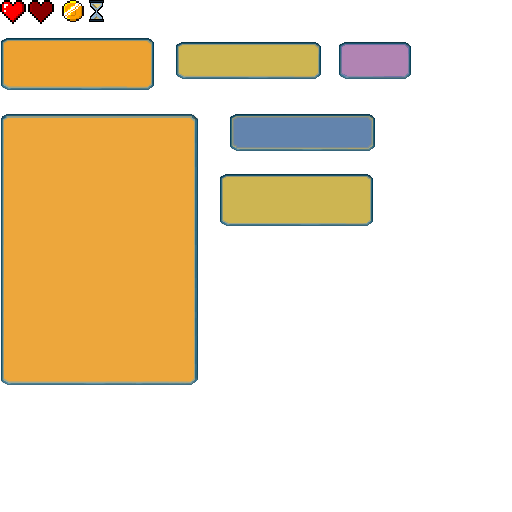
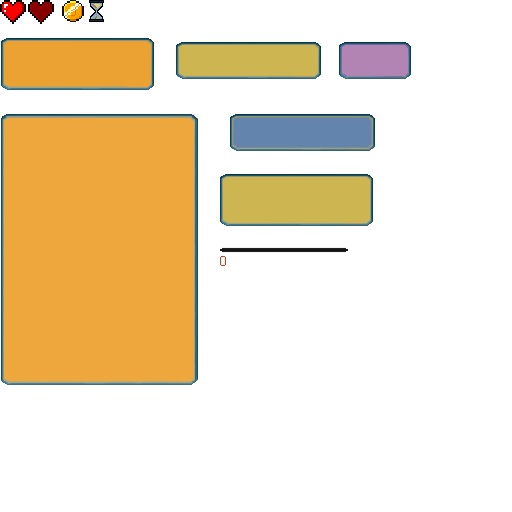
Before/after of a 512x512 layered artwork. What changed in the layer stack:
added layer "Capa 2" above "Capa 0" over (220, 247, 348, 266)
